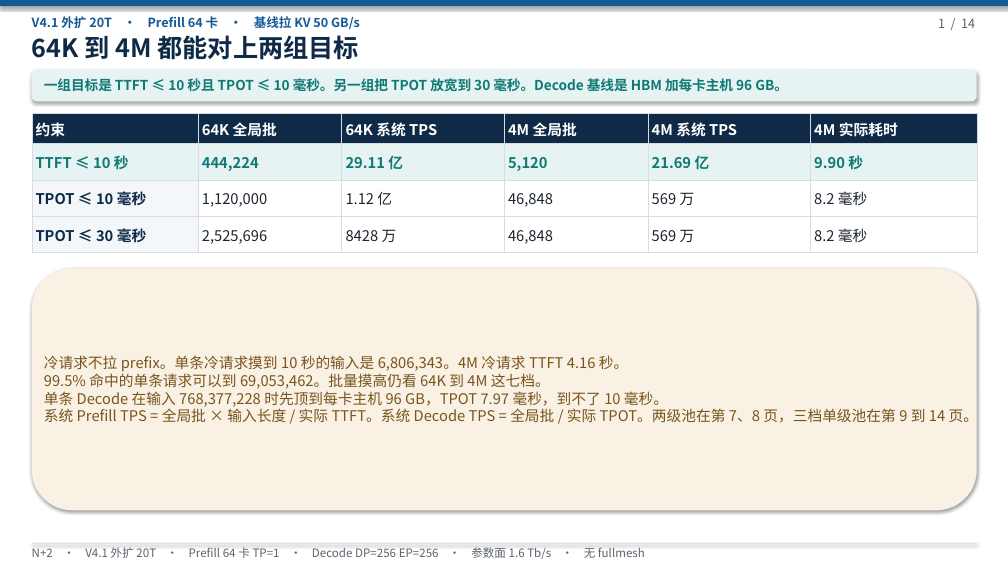
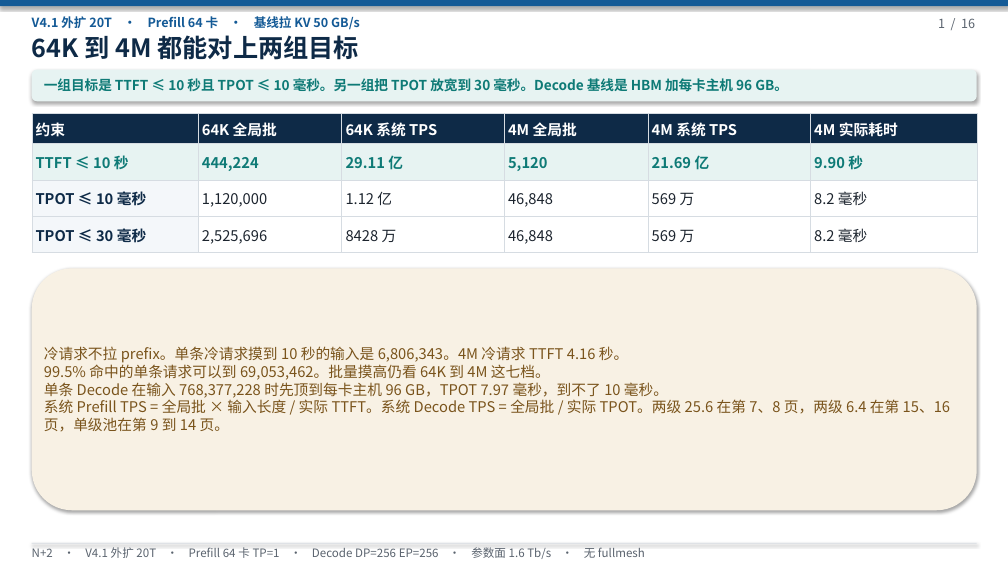
Before and after one commit to 69515164-rgb/UCL-MPComm, a slide deck: slide 1 of docs/N+2-20T-V4.1-无TP.pptx. Drawn at 1008x567 pixels with LibreOffice and Linux fonts; fonts in the diff are those of the drawing. Boxes give left, top, right and bottom in pixels: in the first picture for what was removed or moved away, otherwise in the second. Text is boxed around its words. In the diff, an @@ line names an element or a change of style, - is before the commit and + after.

```diff
--- a/docs/N+2-20T-V4.1-无TP.pptx
+++ b/docs/N+2-20T-V4.1-无TP.pptx
@@ text at (x1=938, y1=18, x2=975, y2=28): text changed @@
-1 / 14
+1 / 16
@@ text at (x1=44, y1=399, x2=950, y2=432): text changed @@
-系统 Prefill TPS = 全局批 × 输入长度 / 实际 TTFT。系统 Decode TPS = 全局批 / 实际 TPOT。两级池在第 7、8 页，三档单级池在第 9 到 14 页。
+系统 Prefill TPS = 全局批 × 输入长度 / 实际 TTFT。系统 Decode TPS = 全局批 / 实际 TPOT。两级 25.6 在第 7、8 页，两级 6.4 在第 15、16 页，单级池在第 9 到 14 页。
```
Also in this commit, not shown: 13 other slides changed, 2 slides added, 1 other file.
